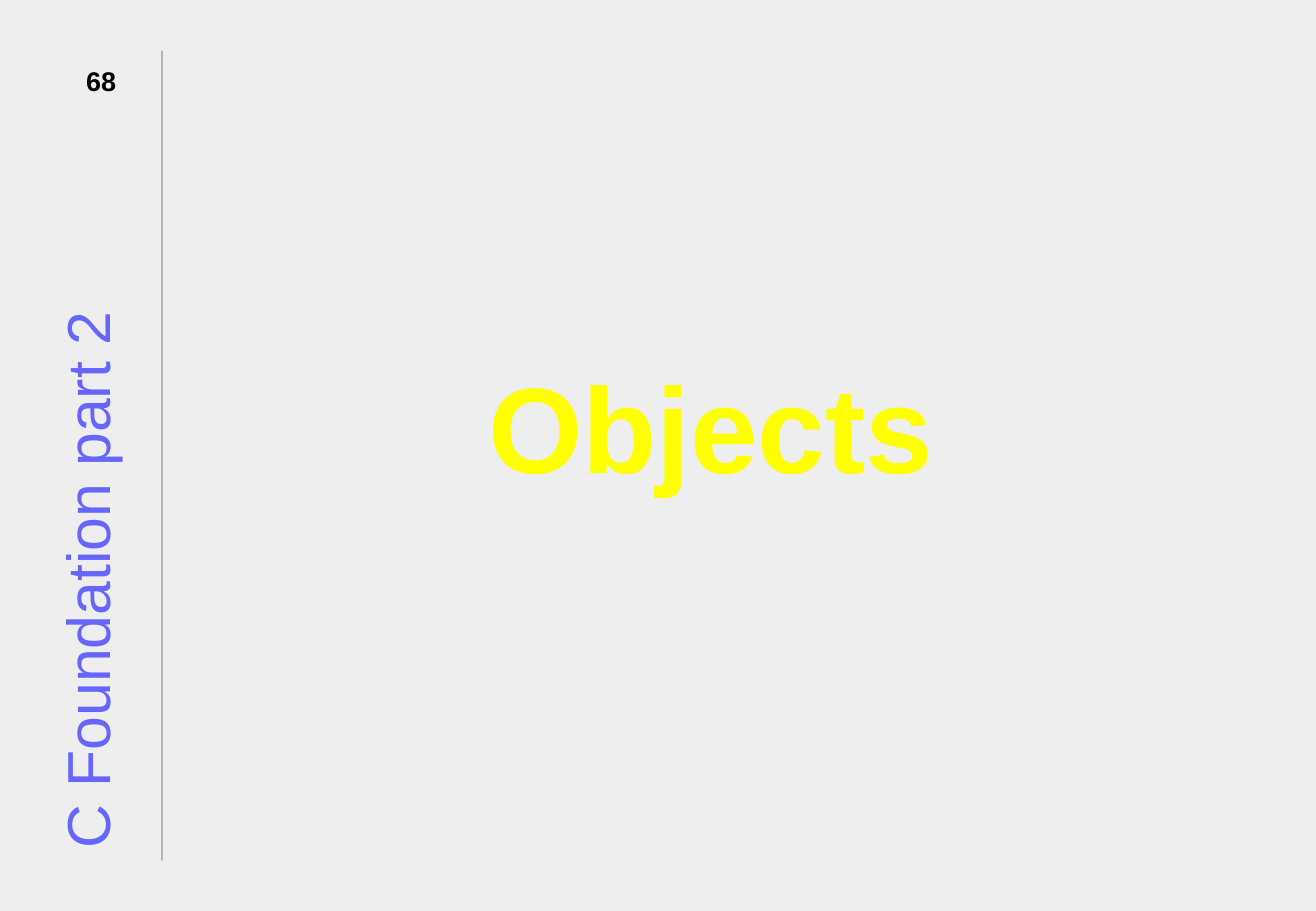
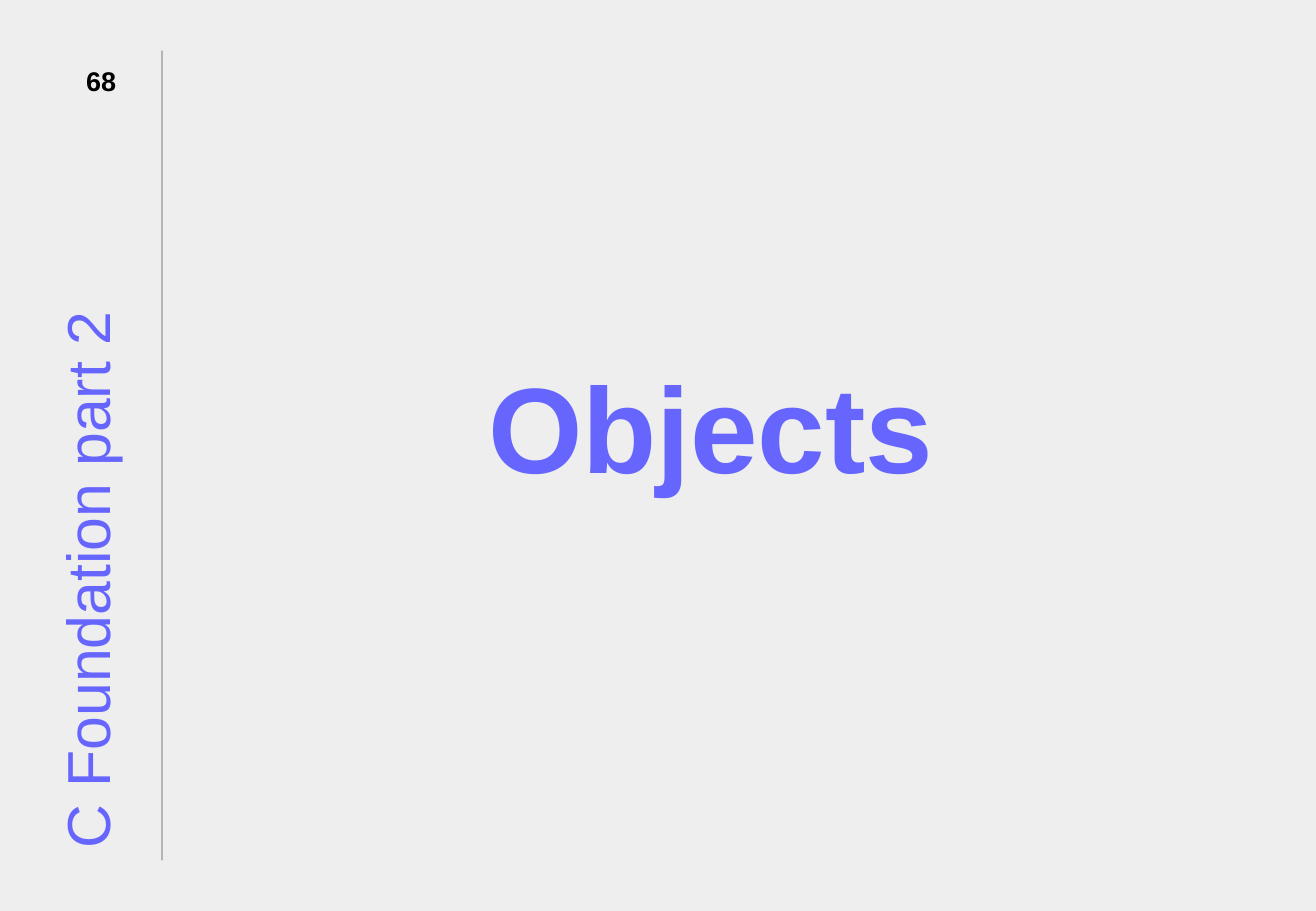
Before and after one commit to JonJagger/two-day-courses, a slide deck: slide 68 of ca/CAdvanced.odp. Drawn at 1316x911 pixels with LibreOffice and Linux fonts; fonts in the diff are those of the drawing. Boxes give left, top, right and bottom in pixels: in the first picture for what was removed or moved away, otherwise in the second. Text is boxed around its words. In the diff, an @@ line names an element or a change of style, - is before the commit and + after.

Commit message:
Change background and font colors, step 2

```diff
--- a/ca/CAdvanced.odp
+++ b/ca/CAdvanced.odp
@@ text "Objects" at box(488, 385, 933, 495): text colour #FFFF00 to #6666FF @@
```
Also in this commit, not shown: 100 other slides changed.
